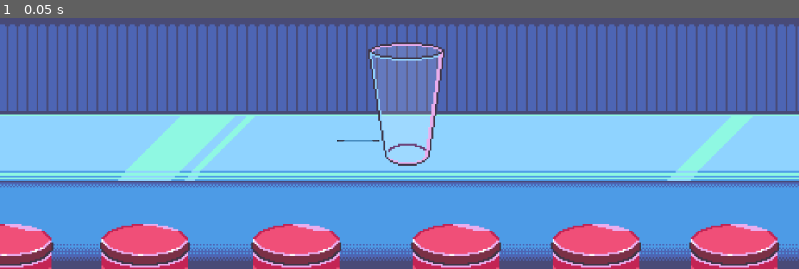
Above: before the commit, frame 1.
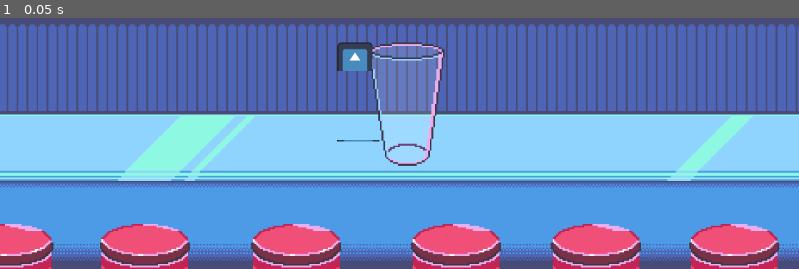
Above: after the commit, the same moment.

Repository: chaseman2505/CasualGameDev
Game: Godot game, scene res://node_2d.tscn
Same seed, same stepped clock (60 frames per second), same inputs: the game is played once before the commit and once after it. The engine's default icon, where the game draws it, is replaced by a stand-in: a white triangle on a blue panel in a dark square.
Inputs:
- Up to frame 1 (0.05 s): no input

The runs differ from the first frame. In frame 1, 0.5% of the frame differs, in the area x 42-47%, y 9-22%.

Commit message:
Updated Fill Indicator

Diff:
--- a/SodaSplash/soda-splash/GameManager.gd
+++ b/SodaSplash/soda-splash/GameManager.gd
@@ -1,7 +1,8 @@
 extends Node2D
 
-@onready var textureProgressBar = get_node("TextureProgressBar")
-@onready var fillIndicator = get_node("TextureProgressBar/FillIndicator")
+@onready var cup = get_node("Cup")
+@onready var fillIndicatorTop = get_node("Cup/FillIndicatorTop")
+@onready var fillIndicatorBottom = get_node("Cup/FillIndicatorBottom")
 var finishedPouring = false
 var overflowing = false
 var minLevelStart = 20
@@ -17,8 +18,9 @@
 # Called every frame. 'delta' is the elapsed time since the previous frame.
 func _process(delta: float) -> void:
 	if Input.is_mouse_button_pressed(MOUSE_BUTTON_LEFT) and overflowing == false:
-		textureProgressBar.value += 0.1
-		if textureProgressBar.value > 100:
+		cup.value += 0.1
+		fillIndicatorTop.value -=0.1
+		if cup.value > 100:
 			Lose()
 
 func _input(event):
@@ -29,7 +31,6 @@
 				if finishedPouring == true:
 					Reset()
 				else:
-					finishedPouring = true
 					MeasureFill()
 
 func Lose():
@@ -40,21 +41,22 @@
 	overflowing = true
 
 func Reset():
-	textureProgressBar.value = 0
-	fillIndicator.position.y = textureProgressBar.size.y - (textureProgressBar.size.y/100.0 * minLevel)
+	cup.value = 0
+	fillIndicatorTop.value = 80
+	fillIndicatorBottom.position.y = cup.size.y - (cup.size.y/100.0 * minLevel)
 	finishedPouring = false
 	overflowing = false
 
 func MeasureFill():
 	finishedPouring = true
-	if textureProgressBar.value <= 100 and textureProgressBar.value >= minLevel:
+	if cup.value <= 100 and cup.value >= minLevel:
 		cups += 1
-		score += textureProgressBar.value
+		score += cup.value
 		print(cups)
 		print(score)
 		if minLevel < 95:
 			minLevel += 5
 		elif minLevel < 99:
 			minLevel += 1
-		elif overflowing == false:
+	elif overflowing == false:
 			Lose()
--- a/SodaSplash/soda-splash/node_2d.tscn
+++ b/SodaSplash/soda-splash/node_2d.tscn
@@ -7,7 +7,7 @@
 [ext_resource type="Texture2D" uid="uid://c8xqhfqimlgo8" path="res://Textures/CupFront.png" id="3_kdubu"]
 [ext_resource type="Texture2D" uid="uid://dmivsy4sgxqmv" path="res://Animations/SodaAnimation.tres" id="4_rj586"]
 
-[node name="Node2D" type="Node2D"]
+[node name="Game" type="Node2D"]
 script = ExtResource("1_kdubu")
 
 [node name="GameBackground" type="Sprite2D" parent="."]
@@ -15,7 +15,7 @@
 scale = Vector2(0.4, 0.4)
 texture = ExtResource("2_kdubu")
 
-[node name="TextureProgressBar" type="TextureProgressBar" parent="."]
+[node name="Cup" type="TextureProgressBar" parent="."]
 offset_left = 531.0
 offset_top = 321.0
 offset_right = 807.0
@@ -28,7 +28,17 @@
 texture_over = ExtResource("3_kdubu")
 texture_progress = ExtResource("4_rj586")
 
-[node name="FillIndicator" type="Sprite2D" parent="TextureProgressBar"]
+[node name="FillIndicatorBottom" type="Sprite2D" parent="Cup"]
 position = Vector2(-36, 444)
 scale = Vector2(1.2, 0.04)
 texture = ExtResource("2_0hol4")
+
+[node name="FillIndicatorTop" type="TextureProgressBar" parent="Cup"]
+layout_mode = 0
+offset_left = -112.49999
+offset_right = 15.500008
+offset_bottom = 444.0
+step = 0.0
+value = 80.0
+fill_mode = 2
+texture_progress = ExtResource("2_0hol4")
